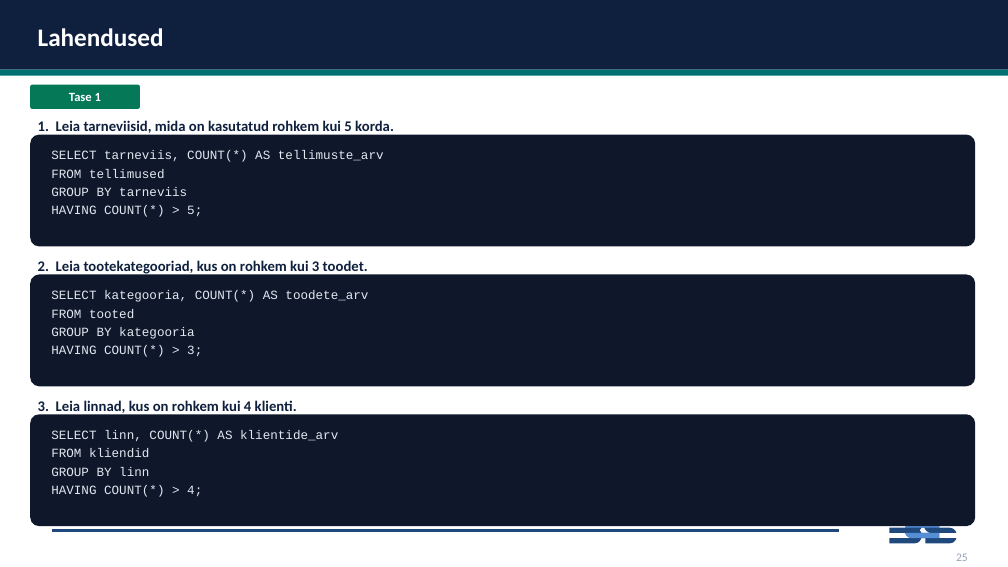
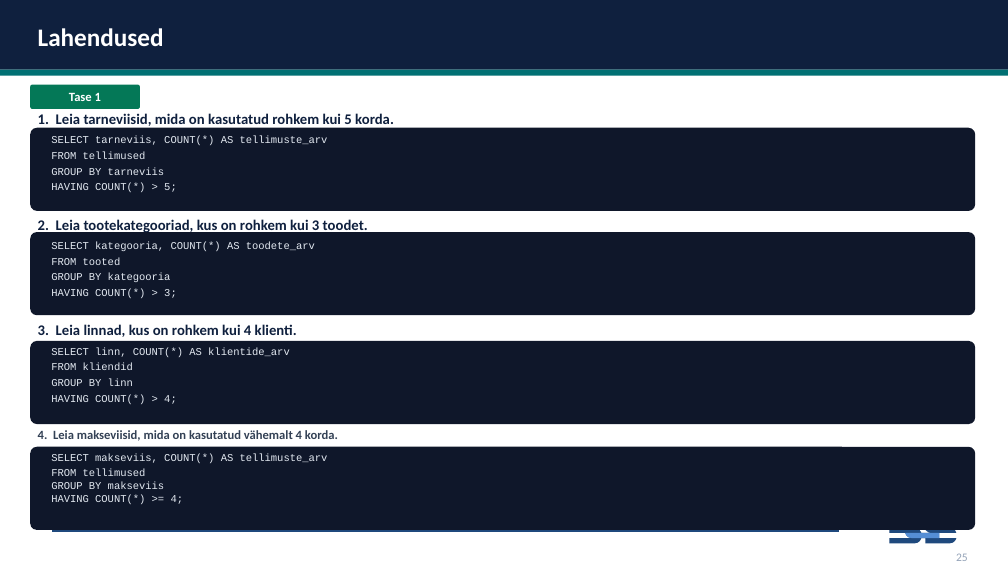
Before and after one commit to emilieabel/andmetarkus, a slide deck: slide 24 of Materjalid/Day7 SQL/7-paev-andmetarkus-esitlus.pptx. Drawn at 1008x567 pixels with LibreOffice and Linux fonts; fonts in the diff are those of the drawing. Boxes give left, top, right and bottom in pixels: in the first picture for what was removed or moved away, otherwise in the second. Text is boxed around its words. In the diff, an @@ line names an element or a change of style, - is before the commit and + after.

```diff
--- a/Materjalid/Day7 SQL/7-paev-andmetarkus-esitlus.pptx
+++ b/Materjalid/Day7 SQL/7-paev-andmetarkus-esitlus.pptx
@@ text "1. Leia tarneviisid, mida on ...": place and size @@
-text "1. Leia tarneviisid, mida on ..." at (38, 120, 394, 136)
+text "1. Leia tarneviisid, mida on ..." at (38, 113, 394, 128)
@@ rounded rectangle: place and size @@
-rounded rectangle at (30, 135, 975, 247)
+rounded rectangle at (30, 128, 975, 211)
@@ text "SELECT tarneviis, COUNT(*) AS tellimuste_arv": place and size @@
-text "SELECT tarneviis, COUNT(*) AS tellimuste_arv" at (51, 150, 384, 217)
+text "SELECT tarneviis, COUNT(*) AS tellimuste_arv" at (51, 136, 328, 192)
@@ text "2. Leia tootekategooriad, kus on ...": place and size @@
-text "2. Leia tootekategooriad, kus on ..." at (38, 260, 368, 276)
+text "2. Leia tootekategooriad, kus on ..." at (38, 219, 368, 234)
@@ rounded rectangle: place and size @@
-rounded rectangle at (30, 274, 975, 386)
+rounded rectangle at (30, 232, 975, 315)
@@ text "SELECT kategooria, COUNT(*) AS toodete_arv": place and size @@
-text "SELECT kategooria, COUNT(*) AS toodete_arv" at (51, 290, 368, 357)
+text "SELECT kategooria, COUNT(*) AS toodete_arv" at (51, 242, 315, 298)
@@ text "3. Leia linnad, kus on ...": place and size @@
-text "3. Leia linnad, kus on ..." at (38, 400, 297, 416)
+text "3. Leia linnad, kus on ..." at (38, 324, 297, 337)
@@ rounded rectangle: place and size @@
-rounded rectangle at (30, 414, 975, 526)
+rounded rectangle at (30, 341, 975, 424)
@@ size 12 to 10 pt in 3 elements at (51, 136, 328, 192), (51, 242, 315, 298), (51, 347, 290, 404) @@
@@ text "SELECT linn, COUNT(*) AS klientide_arv": place and size @@
-text "SELECT linn, COUNT(*) AS klientide_arv" at (51, 430, 338, 497)
+text "SELECT linn, COUNT(*) AS klientide_arv" at (51, 347, 290, 404)
@@ rounded rectangle added at (30, 447, 975, 530), fill #0F172A @@
@@ text added at (38, 430, 338, 441), 12 pt, text #334155, bold @@
+4. Leia makseviisid, mida on kasutatud vähemalt 4 korda.
@@ text added at (51, 453, 328, 504), 10 pt, text #E2E8F0 @@
+SELECT makseviis, COUNT(*) AS tellimuste_arv
+FROM tellimused
+GROUP BY makseviis
+HAVING COUNT(*) >= 4;
```
Also in this commit, not shown: 22 other slides changed, 2 other files.
